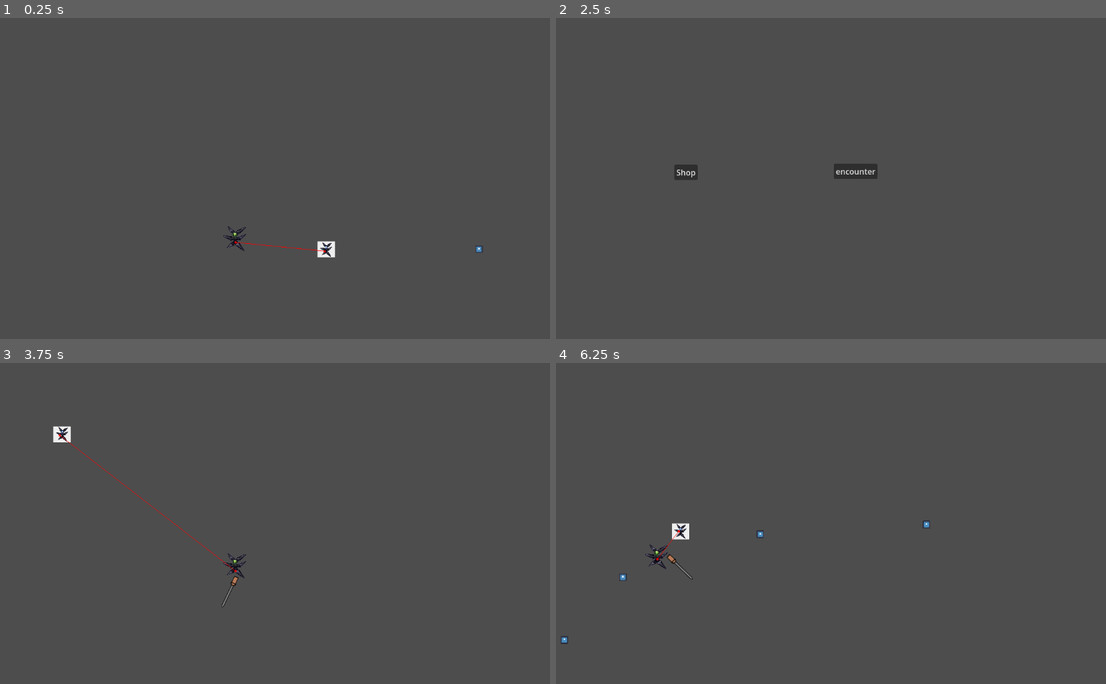
Above: before the commit, frames 1-4 (two rows, left to right).
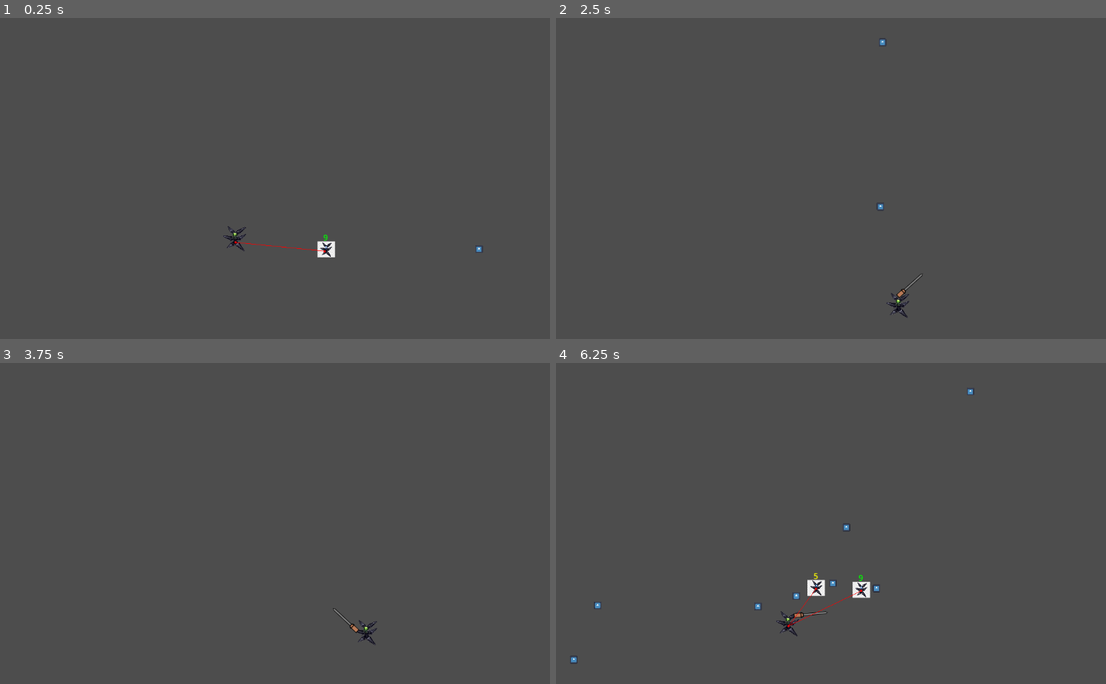
Above: after the commit, the same moments.

Repository: CharlesPatton/BrainlessGamejam
Game: Godot game, scene res://node_2d.tscn
Same seed, same stepped clock (60 frames per second), same inputs: the game is played once before the commit and once after it. The engine's default icon, where the game draws it, is replaced by a stand-in: a white triangle on a blue panel in a dark square.
Inputs (mouse positions are in pixels of both pictures, inside the frame that each line leads up to):
- Up to frame 1 (0.25 s): no input
- Up to frame 2 (2.5 s): move the mouse to (946, 162) at 0.52 s; press the mouse at (946, 162) at 0.53 s; hold D (right) 0.53-1.28 s; right-click (946, 162) at 0.8 s; move the mouse to (704, 194) at 1.27 s; release the mouse at (704, 194) at 1.28 s; hold S (down) 1.28-2.03 s; right-click (704, 194) at 1.35 s; click (704, 194) at 1.55 s; move the mouse to (875, 107) at 2.02 s; press the mouse at (875, 107) at 2.03 s; hold D (right) from 2.03 s (still down); right-click (875, 107) at 2.3 s
- Up to frame 3 (3.75 s): release D (right) at 2.75 s; release the mouse at (319, 452) at 2.75 s; click (297, 517) at 2.75 s, where only the run before the commit has a clickable "encounter"; move the mouse to (236, 587) at 3.52 s; hold W (up) from 3.53 s (still down); right-click (236, 587) at 3.6 s
- Up to frame 4 (6.25 s): click (792, 587) at 3.8 s; move the mouse to (990, 571) at 4.27 s; release W (up) at 4.28 s; press the mouse at (990, 571) at 4.28 s; hold A (left) 4.28-5.78 s; right-click (990, 571) at 4.55 s; move the mouse to (649, 475) at 5.02 s; release the mouse at (649, 475) at 5.03 s; right-click (649, 475) at 5.1 s; click (649, 475) at 5.3 s; move the mouse to (847, 523) at 5.77 s; press the mouse at (847, 523) at 5.78 s; hold S (down) from 5.78 s (still down); right-click (847, 523) at 6.05 s

The runs differ from the first frame. In frame 1, less than 0.1% of the frame differs, in the area x 58-60%, y 67-70%; in frame 2, 0.7%; in frame 3, 0.6%; in frame 4, 1.1%, in the area x 0-77%, y 7-94%.

Commit message:
level_part_1

Diff:
--- a/something-game-jam/character_body_2d.gd
+++ b/something-game-jam/character_body_2d.gd
@@ -48,6 +48,7 @@
 	if Input.is_action_just_pressed("swing") and canSwing:
 		canSwing = false
 		weapon.show()
+		weapon.get_node("CollisionShape2D").disabled = false
 
 		#gets angle of mouse in relation to weapon and rotates weapon to that angle
 		var direction = weapon.get_angle_to(get_global_mouse_position())
@@ -68,6 +69,7 @@
 
 func endSwing():
 	weapon.hide()
+	weapon.get_node("CollisionShape2D").disabled = true
 	weapon.rotation = 0
 	weapon.global_position = global_position + Vector2(1, -5)
 	$swingCooldown.start()
--- a/something-game-jam/character_body_2d_2.gd
+++ b/something-game-jam/character_body_2d_2.gd
@@ -16,10 +16,22 @@
 func _ready():
 	var random = RandomNumberGenerator.new()
 	global_position = Vector2(random.randi_range(100, 1000), random.randi_range(100, 550))
+	$ShootCoolDown.autostart = true
+	if $hitpoints.label_settings:
+		$hitpoints.label_settings = $hitpoints.label_settings.duplicate()
+	$hitpoints.label_settings.font_color = Color(0, 255, 0)
 
 func _physics_process(delta: float) -> void:
-	if health < 1:
+	if self.health < 1:
 		queue_free()
+
+	$hitpoints.text = str(health)
+	if health <= 3:
+		$hitpoints.label_settings.font_color = Color(255, 0, 0)
+	elif health <= 7:
+		$hitpoints.label_settings.font_color = Color(255, 255, 0)
+	else:
+		$hitpoints.label_settings.font_color = Color(0, 255, 0)
 
 	# Connects the timeout to the function so that we don't call it every frame and can instead just use a
 	#  repeated timer while still having access to delta
@@ -74,5 +86,6 @@
 	if area.get_node("playerBulletCollision"):
 		health -= 1
 	elif area.name == "weapon":
-		health -= 2
+		health -= 4
+
 	print(health)
--- a/something-game-jam/main.gd
+++ b/something-game-jam/main.gd
@@ -4,20 +4,41 @@
 @onready var copyEnemy = $enemies/enemy.duplicate()
 @onready var player = $player
 var random = RandomNumberGenerator.new()
+var num_enemies = 0
+var enemies_spawned = 0
 
 func _ready():
-	var num_enemies = random.randi_range(3, 10)
-	for i in range(num_enemies):
-		await get_tree().create_timer(5 + i).timeout
-		enemies.add_child(copyEnemy)
-		copyEnemy = enemies.get_child(0).duplicate()
-		copyEnemy.health = 10
+	initialize_encounter(true)
 
 
 func _process(delta: float) -> void:
-	if enemies.get_child_count() == 0:
+	if enemies.get_child_count() == 0 and num_enemies == enemies_spawned:
 		print("ENEMIES GONE")
 		get_tree().change_scene_to_file("res://map.tscn")
 	elif player.HEALTH <= 0:
 		print("DIED")
 		get_tree().change_scene_to_file("res://map.tscn")
+
+
+func initialize_encounter(normal_fight: bool):
+	if normal_fight:
+		num_enemies = random.randi_range(5, 10)
+		if num_enemies % 2 == 1:
+			num_enemies += 1
+	else:
+		start_boss_fight()
+
+	for i in range(num_enemies / 2):
+		await get_tree().create_timer(4).timeout
+		add_enemy()
+		add_enemy()
+
+func add_enemy():
+	enemies.add_child(copyEnemy)
+	copyEnemy.health = 10
+	copyEnemy = enemies.get_child(0).duplicate()
+	enemies_spawned += 1
+
+
+func start_boss_fight():
+	pass
--- a/something-game-jam/node_2d.tscn
+++ b/something-game-jam/node_2d.tscn
@@ -30,6 +30,8 @@
 
 [sub_resource type="RectangleShape2D" id="RectangleShape2D_d21ai"]
 size = Vector2(37, 33)
+
+[sub_resource type="LabelSettings" id="LabelSettings_rj586"]
 
 [node name="Node2D" type="Node2D" unique_id=426656197]
 script = ExtResource("1_d21ai")
@@ -74,6 +76,7 @@
 [node name="CollisionShape2D" type="CollisionShape2D" parent="player/weapon" unique_id=193124484]
 position = Vector2(34.5625, -2)
 shape = SubResource("RectangleShape2D_rj586")
+disabled = true
 
 [node name="Sprite2D" type="Sprite2D" parent="player/weapon" unique_id=1540796538]
 rotation = 1.5707964
@@ -170,6 +173,16 @@
 [node name="NavigationAgent2D" type="NavigationAgent2D" parent="enemies/enemy" unique_id=914926041]
 debug_enabled = true
 
+[node name="hitpoints" type="Label" parent="enemies/enemy" unique_id=1451400399]
+offset_left = -17.0
+offset_top = -39.0
+offset_right = 23.0
+offset_bottom = -16.0
+text = "10"
+label_settings = SubResource("LabelSettings_rj586")
+horizontal_alignment = 1
+vertical_alignment = 1
+
 [connection signal="timeout" from="player/bullet/Timer" to="player/bullet" method="_on_timer_timeout"]
 [connection signal="timeout" from="player/ShootCoolDown" to="player" method="_on_shoot_cool_down_timeout"]
 [connection signal="timeout" from="player/swingCooldown" to="player" method="_on_swing_cooldown_timeout"]
